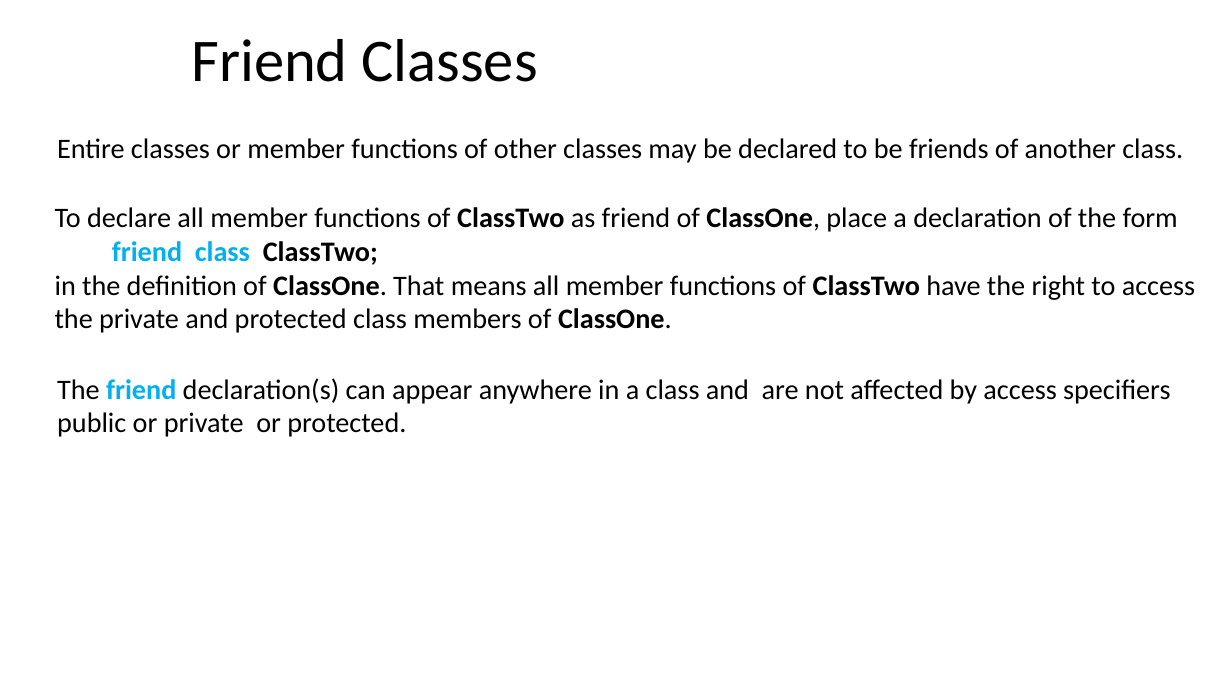
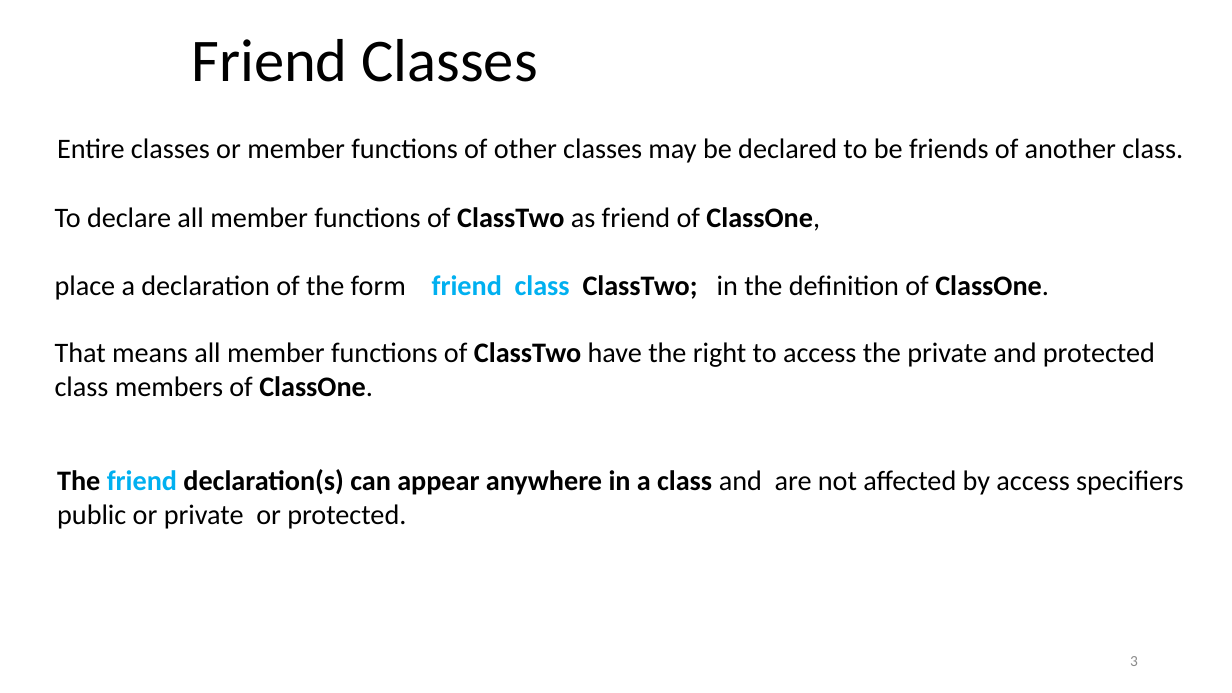
Before and after one commit to ShiqiYu/CPP, a slide deck: slide 3 of week15/Lab15.pptx. Drawn at 1232x693 pixels with LibreOffice and Linux fonts; fonts in the diff are those of the drawing; background and template pictures are left out. Boxes give left, top, right and bottom in pixels: in the first picture for what was removed or moved away, otherwise in the second. Text is boxed around its words. In the diff, an @@ line names an element or a change of style, - is before the commit and + after.

```diff
--- a/week15/Lab15.pptx
+++ b/week15/Lab15.pptx
@@ text at (55,207,1155,397): spaces changed @@
-To declare all member functions of ClassTwo as friend of ClassOne, place a declaration of the form
-friend class ClassTwo;
-in the definition of ClassOne. That means all member functions of ClassTwo have the right to access the private and protected class members of ClassOne.
+To declare all member functions of ClassTwo as friend of ClassOne,
+place a declaration of the form friend class ClassTwo; in the definition of ClassOne.
+That means all member functions of ClassTwo have the right to access the private and protected class members of ClassOne.
@@ text "The friend declaration(s) can appear ...": place and size @@
-text "The friend declaration(s) can appear ..." at (57,378,1170,437)
+text "The friend declaration(s) can appear ..." at (57,469,1183,529)
@@ text "The friend declaration(s) can appear ..." at (57,469,1183,529): bold on in "The declaration(s) can appear anywhere in a ..." @@
@@ page number added at (1130,656,1138,666), 12 pt, text #8C8C8C @@
+3
```
Also in this commit, not shown: 18 other slides changed, 2 slides added, 3 slides removed, 3 other files.
